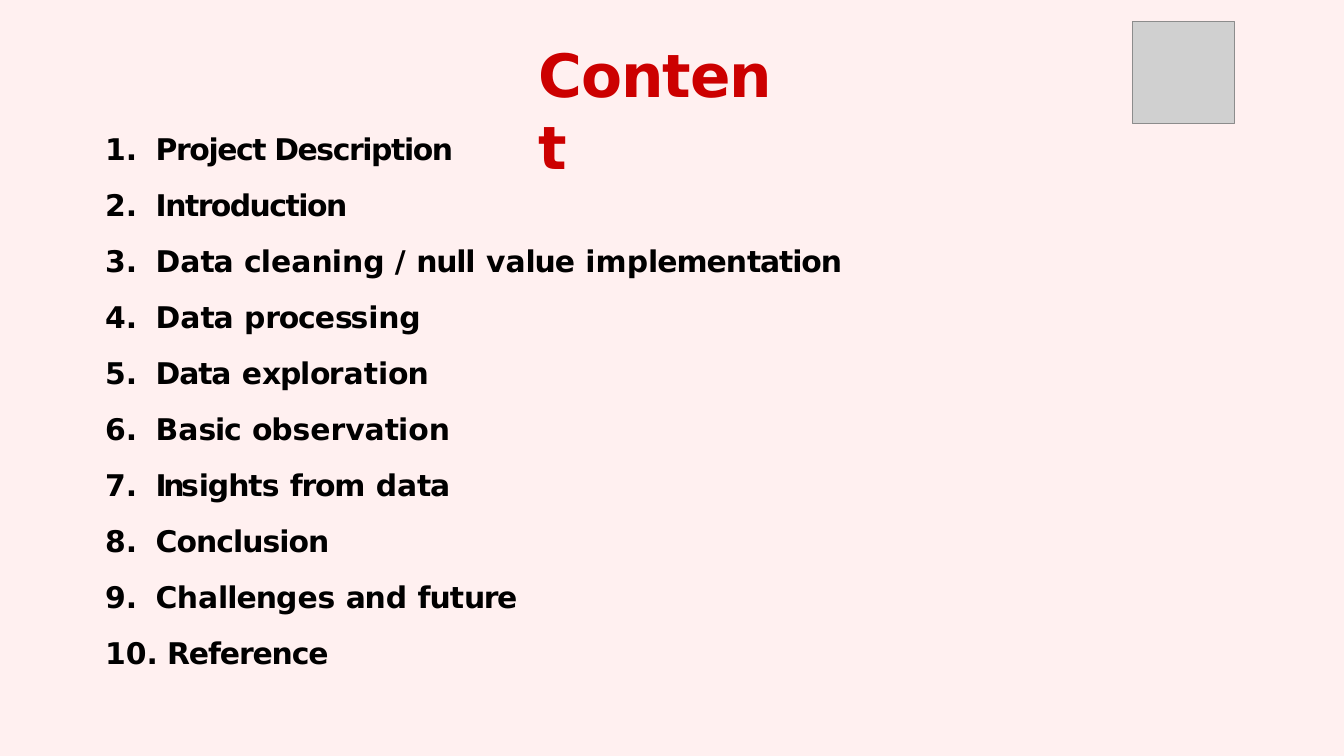
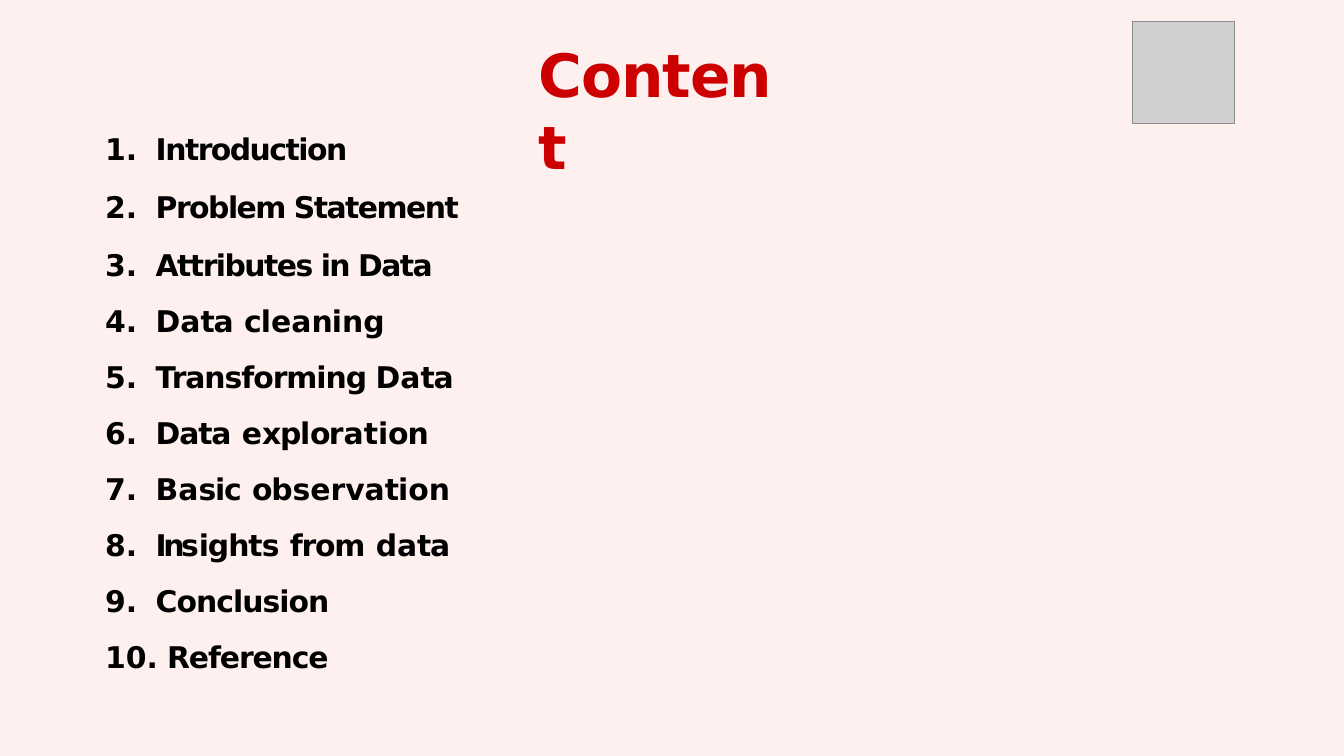
Before and after one commit to akriti0998/Play-store-data-analysis-, a slide deck: slide 2 of work of EDA Presentation.pptx. Drawn at 1344x756 pixels with LibreOffice and Linux fonts; fonts in the diff are those of the drawing; grey boxes stand for pictures; background and template pictures are left out. Boxes give left, top, right and bottom in pixels: in the first picture for what was removed or moved away, otherwise in the second. Text is boxed around its words. In the diff, an @@ line names an element or a change of style, - is before the commit and + after.

```diff
--- a/work of EDA Presentation.pptx
+++ b/work of EDA Presentation.pptx
@@ text at (x1=156, y1=137, x2=453, y2=167): paragraph removed @@
-1. Project Description
@@ text at (x1=156, y1=137, x2=348, y2=669): more space between paragraphs @@
@@ text at (x1=156, y1=195, x2=459, y2=395): text changed @@
-3. Data cleaning / null value implementation
-4. Data processing
+2. Problem Statement
+3. Attributes in Data
+4. Data cleaning
+5. Transforming Data
@@ text at (x1=156, y1=585, x2=518, y2=615): paragraph removed @@
-9. Challenges and future
```
Also in this commit, not shown: 11 other slides changed, 18 slides added, 1 slide removed.
